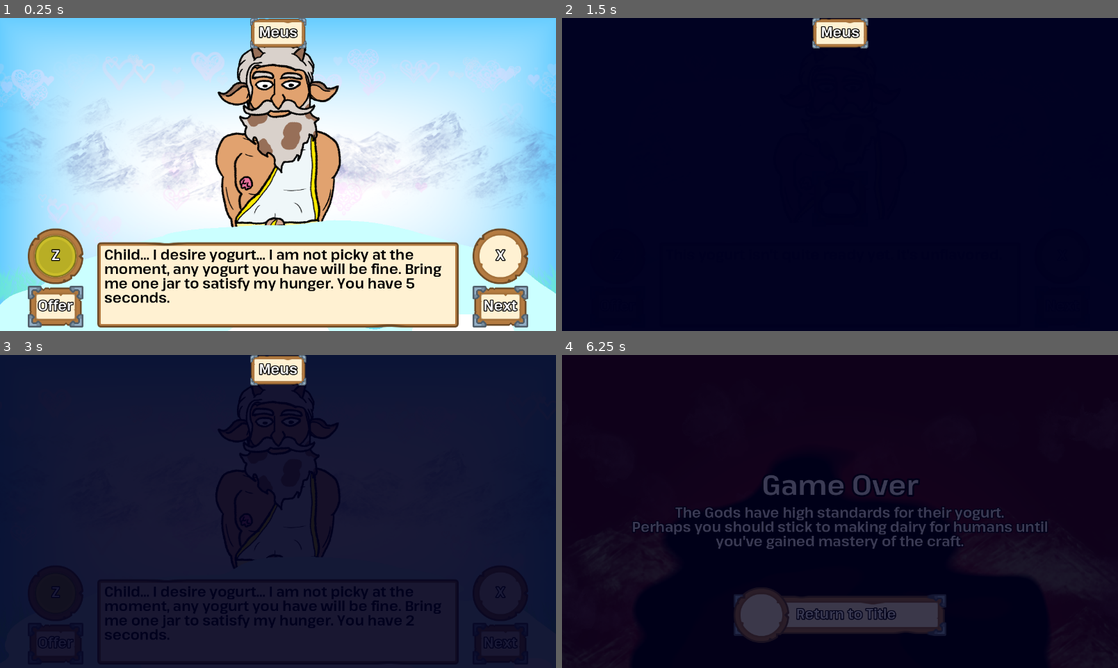
Above: before the commit, frames 1-4 (two rows, left to right).
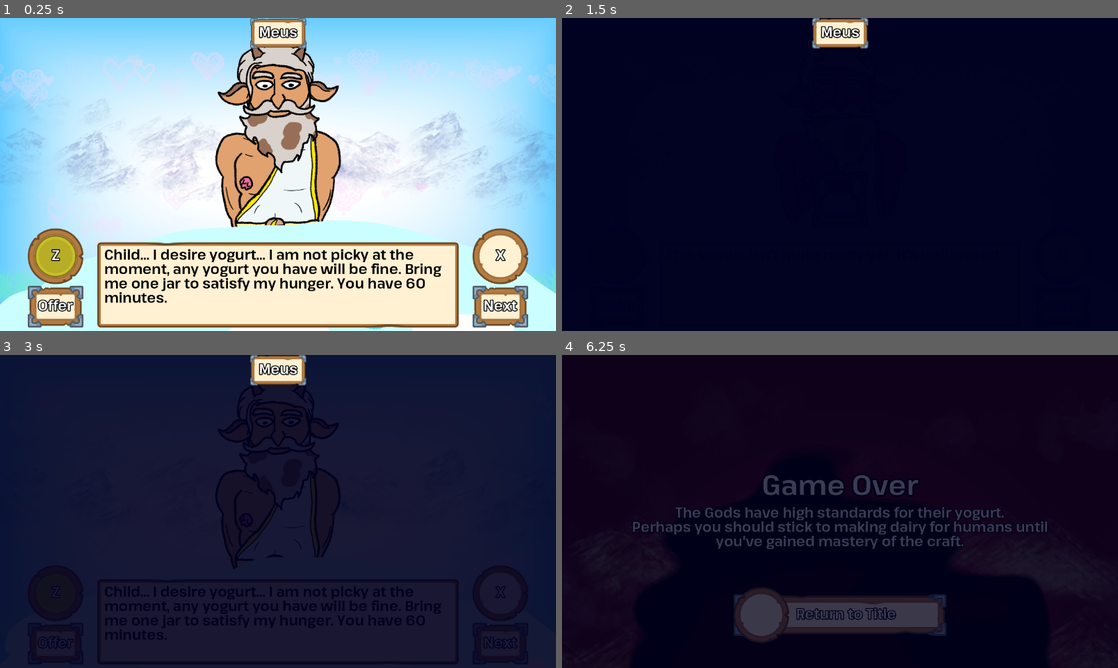
Above: after the commit, the same moments.

Repository: HauntedBees/olympus-mountain-creamery
Game: Godot game, scene res://game_scenes/04_offering/offering.tscn
The game is run twice, just before and just after one commit, with the same random seed, the same clock (stepped at 60 frames per second) and the same inputs. This scene is started directly instead of the project's main scene.
Inputs (mouse positions are in pixels of both pictures, inside the frame that each line leads up to):
- Up to frame 1 (0.25 s): no input
- Up to frame 2 (1.5 s): tap Enter at 0.5 s; move the mouse to (962, 158) at 0.52 s; hold Z (button_one) 0.53-1.28 s; click (962, 158) at 0.67 s; move the mouse to (728, 190) at 1.27 s; tap Z (button_one) at 1.35 s; click (728, 190) at 1.42 s
- Up to frame 3 (3 s): move the mouse to (333, 442) at 2.02 s; hold X (button_two) 2.03-2.78 s; click (333, 442) at 2.17 s; tap Z (button_one) at 2.3, 2.85 s; move the mouse to (250, 574) at 2.77 s; click (250, 574) at 2.92 s
- Up to frame 4 (6.25 s): move the mouse to (1006, 558) at 3.52 s; hold Z (button_one) 3.53-4.28 s; click (1006, 558) at 3.67 s; tap Space at 4.25, 5.75 s; move the mouse to (673, 464) at 4.27 s; tap X (button_two) at 4.35 s; click (673, 464) at 4.42 s; tap Z (button_one) at 4.55, 5.85 s; tap Enter at 5 s; move the mouse to (867, 511) at 5.02 s; hold Z (button_one) 5.03-5.78 s; click (867, 511) at 5.17 s; move the mouse to (756, 433) at 5.77 s; click (756, 433) at 5.92 s

The runs differ from the first frame. In frame 1, 0.3% of the frame differs, in the area x 18-77%, y 83-92%; in frame 2, nothing differs; in frame 3, less than 0.1%; in frame 4, nothing differs.

Commit message:
quality yogurt identifier

Diff:
--- a/game_data/quest_details.gd
+++ b/game_data/quest_details.gd
@@ -7,7 +7,7 @@
 @export var desire_idx := 0
 
 ## The time the player has left to complete this quest.
-@export var time_remaining := 5.0
+@export var time_remaining := 3600.0
 
 ## Three and you fail the God permanently.
 @export var strikes := 0
--- a/game_scenes/00_title/title_scene.gd
+++ b/game_scenes/00_title/title_scene.gd
@@ -2,7 +2,7 @@
 
 enum State { Main, Intro, Options, RemapPrimary, RemapSecondary }
 
-var _timer := 0.5
+var _timer := 0.125
 var _option_idx := 0
 var _step := State.Main
 
--- a/game_scenes/01_make_yog/states/fill_jars.gd
+++ b/game_scenes/01_make_yog/states/fill_jars.gd
@@ -175,7 +175,7 @@
 		if absf(y.amount - avg_milk) <= 0.4:
 			yogs_in_range += 1
 	if yogs_in_range > 1:
-		var multiplier := 2.5 if yogs_in_range == _yog_jars.size() else (1.2 + yogs_in_range / _yog_jars.size())
+		var multiplier := 2.5 if yogs_in_range == _yog_jars.size() else (1.2 + float(yogs_in_range) / _yog_jars.size())
 		for y in _yog_jars:
 			y.quality_multiplier *= multiplier
 	Player.data.yogurts.append_array(_yog_jars)
--- a/game_scenes/04_offering/gods/desire.gd
+++ b/game_scenes/04_offering/gods/desire.gd
@@ -1,4 +1,6 @@
 class_name Desire extends Resource
+
+const QUALITY_YOGURT_MIN := 1.5
 
 enum Flavor { Any, Sweet, Rich, Refreshing, Savory, Luxurious, Earthy, Floral, Fruity, Bitter, Sour, Quality }
 
@@ -24,7 +26,7 @@
 		ItemCount.Type.Saffron: f.append_array([Flavor.Luxurious, Flavor.Earthy, Flavor.Floral])
 		ItemCount.Type.Pomegranate: f.append_array([Flavor.Fruity, Flavor.Rich, Flavor.Floral])
 		ItemCount.Type.Walnut: f.append_array([Flavor.Bitter, Flavor.Earthy, Flavor.Savory])
-	if p.quality_multiplier >= 1.5:
+	if p.quality_multiplier >= QUALITY_YOGURT_MIN:
 		f.append(Flavor.Quality)
 	return f
 
--- a/game_scenes/04_offering/states/choose_yogurt.gd
+++ b/game_scenes/04_offering/states/choose_yogurt.gd
@@ -55,7 +55,7 @@
 		details.append("This yogurt is ready to be eaten, but it's been fermenting for a while, so it might turn sour if you don't offer it soon.")
 	else:
 		details.append("This yogurt is ready to be eaten.")
-	if _curr_yog_info.quality_multiplier >= 1.5:
+	if _curr_yog_info.quality_multiplier >= Desire.QUALITY_YOGURT_MIN:
 		details.append("It's very high quality yogurt.")
 	elif _curr_yog_info.quality_multiplier <= 0.4:
 		details.append("It's pretty low-quality yogurt.")
--- a/game_scenes/shared_nodes/lil_yog.gd
+++ b/game_scenes/shared_nodes/lil_yog.gd
@@ -7,6 +7,7 @@
 @onready var yog_jar: YogJar = %YogJar
 @onready var _label: Label = %Label
 @onready var _lil_star: TextureRect = %LilStar
+@onready var _quality_milk: Control = %QualityMilk
 
 var _milk_pot: MilkPotData
 
@@ -15,6 +16,7 @@
 	_label.visible = true
 	_lil_star.visible = true
 	_milk_pot = m
+	_quality_milk.visible = _milk_pot.quality_multiplier >= Desire.QUALITY_YOGURT_MIN
 
 func _process(_delta: float) -> void:
 	if !_milk_pot:
--- a/game_scenes/shared_nodes/lil_yog.tscn
+++ b/game_scenes/shared_nodes/lil_yog.tscn
@@ -1,14 +1,25 @@
-[gd_scene load_steps=6 format=3 uid="uid://db3scdbjxvvfs"]
+[gd_scene load_steps=11 format=3 uid="uid://db3scdbjxvvfs"]
 
 [ext_resource type="Script" path="res://game_scenes/shared_nodes/lil_yog.gd" id="1_l3ux7"]
 [ext_resource type="PackedScene" uid="uid://onydyldr07sm" path="res://game_scenes/shared_nodes/yog_jar.tscn" id="1_mdp3w"]
 [ext_resource type="FontFile" uid="uid://bqnmxhr0x5kxm" path="res://assets/other/Monoid-Regular.ttf" id="3_ylnhk"]
 [ext_resource type="Texture2D" uid="uid://cknusnj486xhc" path="res://assets/other/kenney/minimap_icon_star_red.png" id="4_ow7vu"]
+[ext_resource type="Shader" path="res://game_scenes/01_make_yog/milk_top.gdshader" id="5_rt8pj"]
+[ext_resource type="Texture2D" uid="uid://cen6l61r08gl4" path="res://assets/backgrounds/bg_parallax2.png" id="6_7ls2p"]
+[ext_resource type="Texture2D" uid="uid://re1xw6dyi6pl" path="res://assets/backgrounds/bg_parallax.png" id="7_xft3h"]
 
 [sub_resource type="LabelSettings" id="LabelSettings_mh5ik"]
 font = ExtResource("3_ylnhk")
 outline_size = 6
 outline_color = Color(0, 0, 0, 1)
+
+[sub_resource type="ShaderMaterial" id="ShaderMaterial_eku2r"]
+shader = ExtResource("5_rt8pj")
+shader_parameter/milk_speed = 0.125
+
+[sub_resource type="ShaderMaterial" id="ShaderMaterial_wkrny"]
+shader = ExtResource("5_rt8pj")
+shader_parameter/milk_speed = -0.25
 
 [node name="LilYog" type="Control"]
 custom_minimum_size = Vector2(70, 60)
@@ -58,3 +69,38 @@
 texture = ExtResource("4_ow7vu")
 expand_mode = 1
 stretch_mode = 4
+
+[node name="QualityMilk" type="Control" parent="."]
+unique_name_in_owner = true
+visible = false
+layout_mode = 1
+anchors_preset = 15
+anchor_right = 1.0
+anchor_bottom = 1.0
+grow_horizontal = 2
+grow_vertical = 2
+
+[node name="TextureRect" type="TextureRect" parent="QualityMilk"]
+texture_repeat = 2
+material = SubResource("ShaderMaterial_eku2r")
+layout_mode = 1
+anchors_preset = 15
+anchor_right = 1.0
+anchor_bottom = 1.0
+grow_horizontal = 2
+grow_vertical = 2
+texture = ExtResource("6_7ls2p")
+expand_mode = 1
+flip_v = true
+
+[node name="TextureRect2" type="TextureRect" parent="QualityMilk"]
+texture_repeat = 2
+material = SubResource("ShaderMaterial_wkrny")
+layout_mode = 1
+anchors_preset = 15
+anchor_right = 1.0
+anchor_bottom = 1.0
+grow_horizontal = 2
+grow_vertical = 2
+texture = ExtResource("7_xft3h")
+expand_mode = 1
